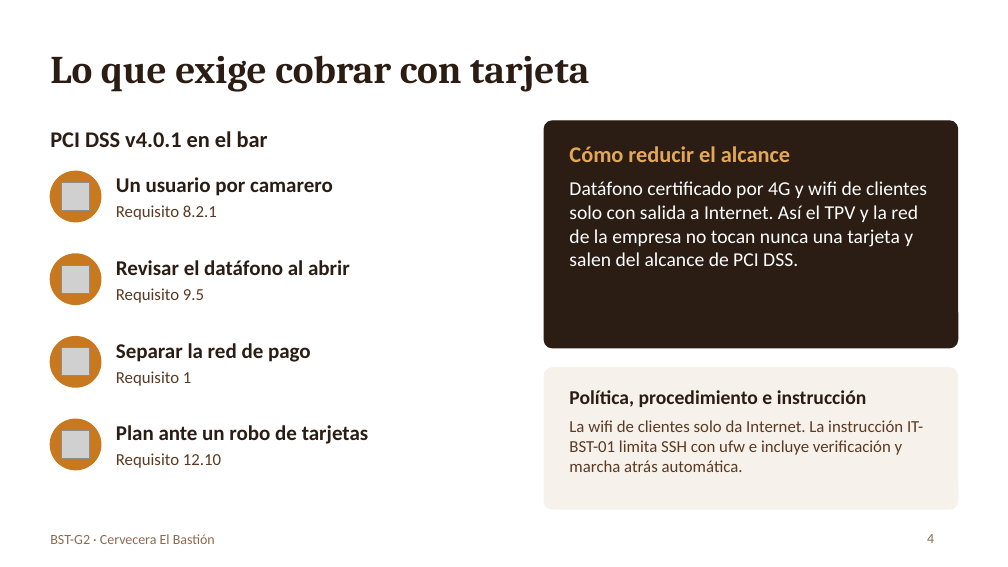
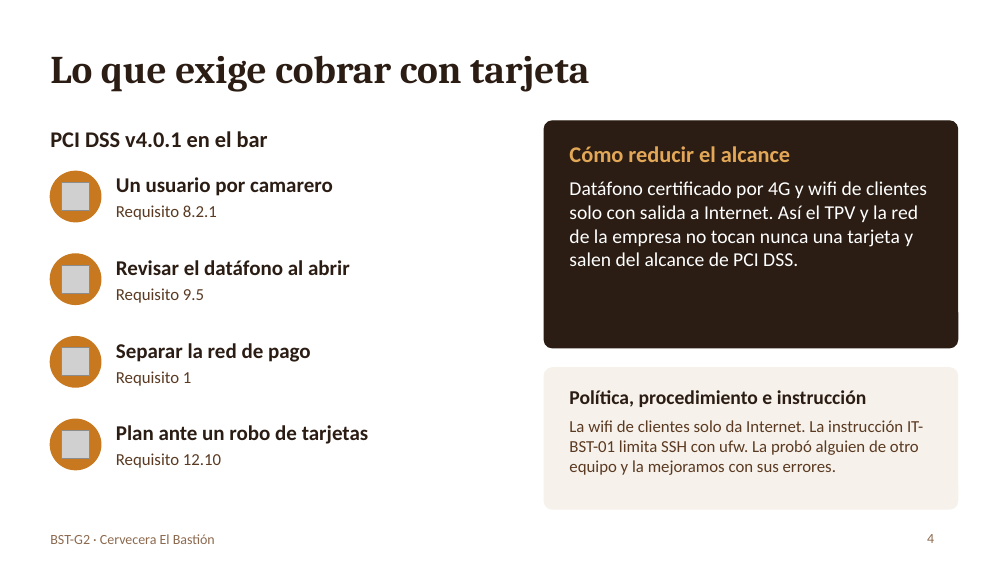
Before and after one commit to Fer1399/Master-Ciberseguridad, a slide deck: slide 4 of Bastionado de Redes y Sistemas/Trabajo Securización/BST-G2_Defensa.pptx. Drawn at 1008x567 pixels with LibreOffice and Linux fonts; fonts in the diff are those of the drawing; grey boxes stand for pictures. Boxes give left, top, right and bottom in pixels: in the first picture for what was removed or moved away, otherwise in the second. Text is boxed around its words. In the diff, an @@ line names an element or a change of style, - is before the commit and + after.

```diff
--- a/Bastionado de Redes y Sistemas/Trabajo Securización/BST-G2_Defensa.pptx
+++ b/Bastionado de Redes y Sistemas/Trabajo Securización/BST-G2_Defensa.pptx
@@ text at (569,420,923,475): text changed @@
-La wifi de clientes solo da Internet. La instrucción IT-BST-01 limita SSH con ufw e incluye verificación y marcha atrás automática.
+La wifi de clientes solo da Internet. La instrucción IT-BST-01 limita SSH con ufw. La probó alguien de otro equipo y la mejoramos con sus errores.
```
